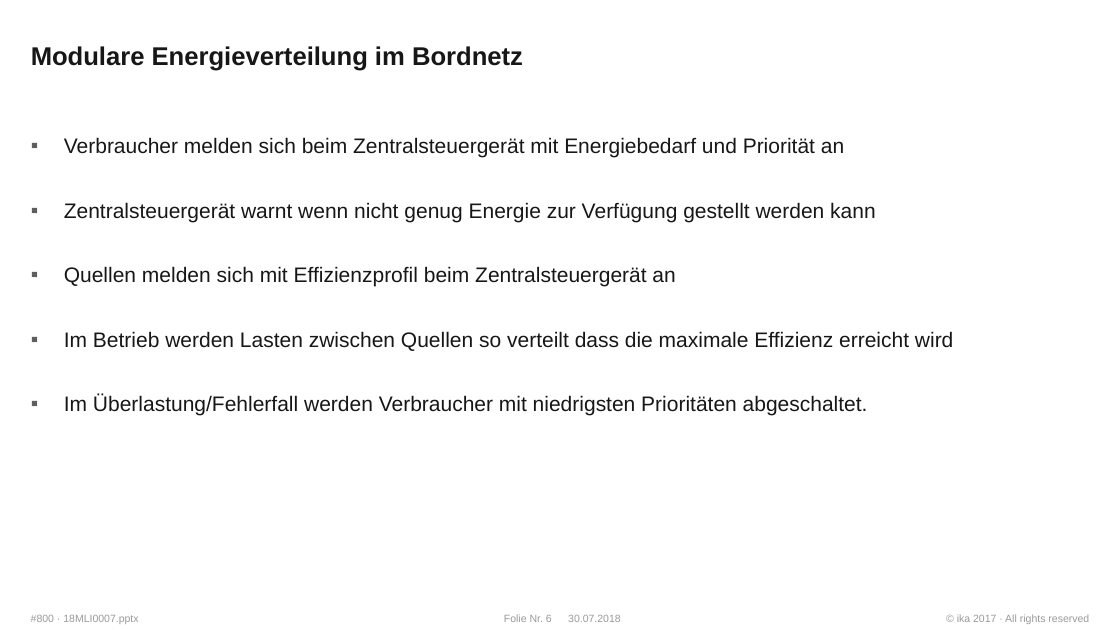
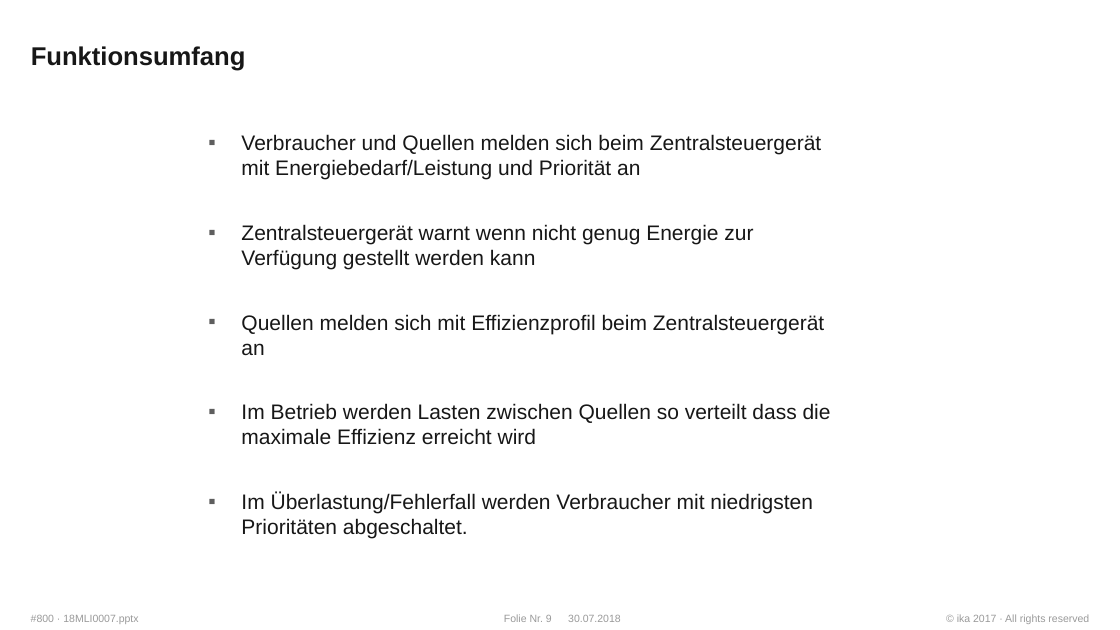
Before and after one commit to WhR4Ven/Diss_Dokument, a slide deck: slide 9 of Themenstellung.pptx (slide 6 before the commit). Drawn at 1120x630 pixels with LibreOffice and Linux fonts; fonts in the diff are those of the drawing; background and template pictures are left out. Boxes give left, top, right and bottom in pixels: in the first picture for what was removed or moved away, otherwise in the second. Text is boxed around its words. In the diff, an @@ line names an element or a change of style, - is before the commit and + after.

```diff
--- a/Themenstellung.pptx
+++ b/Themenstellung.pptx
@@ title at <box>31,46,246,71</box>: text changed @@
-Modulare Energieverteilung im Bordnetz
+Funktionsumfang
@@ text "Verbraucher und Quellen melden sich ...": place and size @@
-text "Verbraucher und Quellen melden sich ..." at <box>64,137,953,416</box>
+text "Verbraucher und Quellen melden sich ..." at <box>241,134,831,538</box>
@@ text at <box>241,134,821,180</box>: text changed @@
-▪ Verbraucher melden sich beim Zentralsteuergerät mit Energiebedarf und Priorität an
+▪ Verbraucher und Quellen melden sich beim Zentralsteuergerät mit Energiebedarf/Leistung und Priorität an
```
Also in this commit, not shown: 3 other slides changed, 4 slides added.
